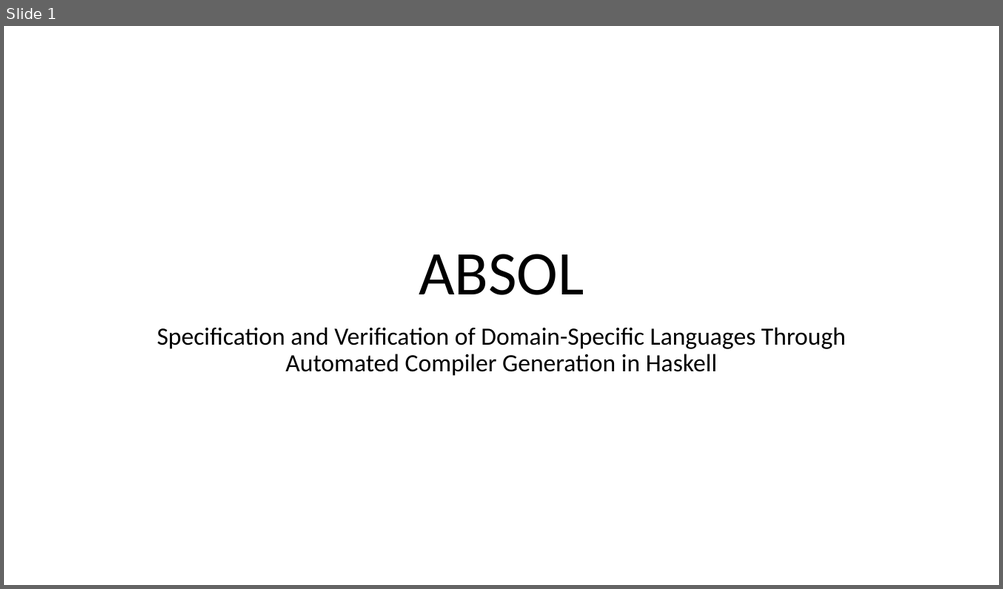
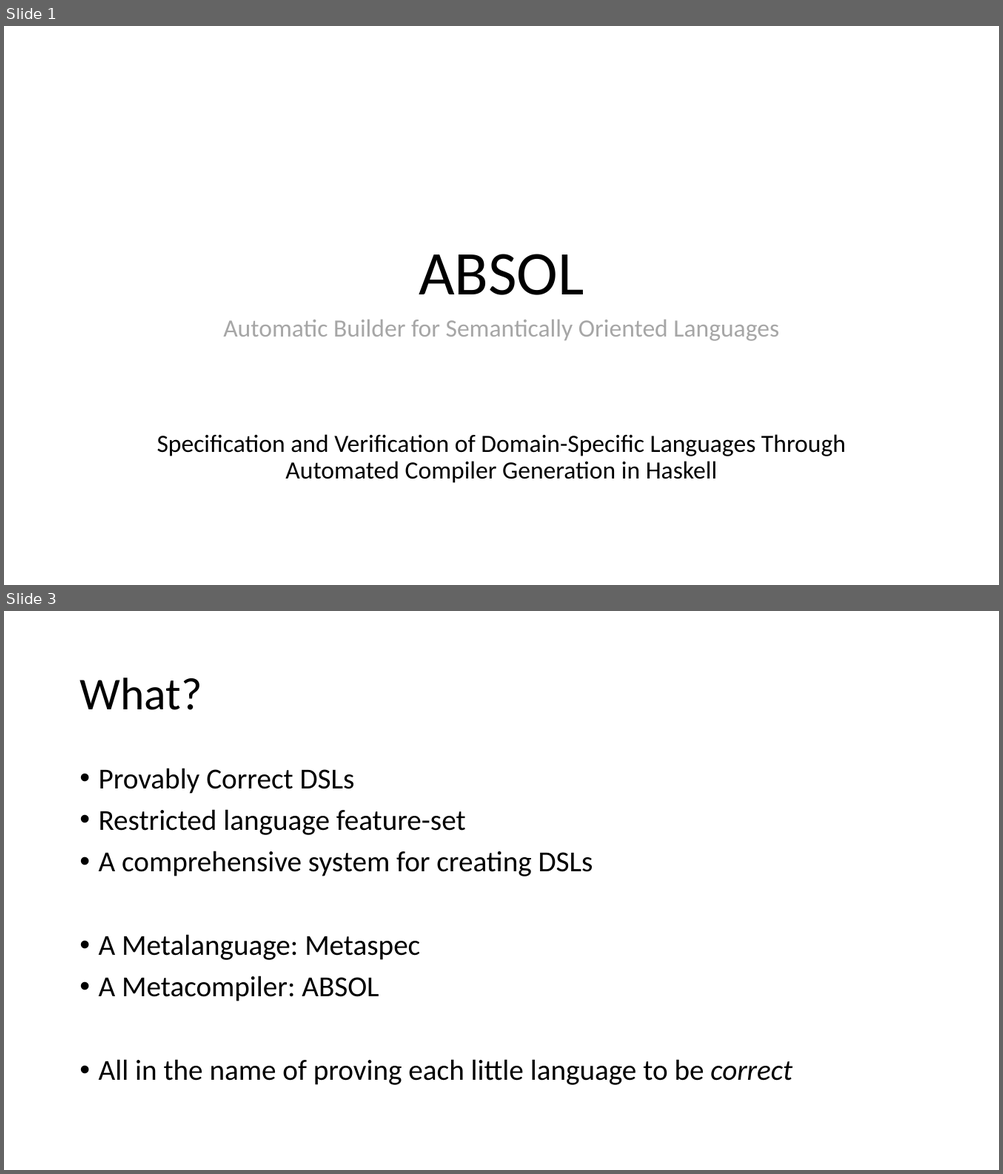
Before and after one commit to iamrecursion/absol, a slide deck: doc/demonstration_of_progress/ABSOL.pptx. Shown one above the other, each under a label of ours: slide 1 before the commit, slides 1 and 3 after it; the slides between them are not shown. The pictures are 1003x589 and 1003x1174 pixels, drawn with LibreOffice and Linux fonts; fonts in the diff are those of the drawing; background and template pictures are left out. Boxes give left, top, right and bottom in pixels: in the first picture for what was removed or moved away, otherwise in the second. Text is boxed around its words. In the diff, an @@ line names an element or a change of style, - is before the commit and + after.

```diff
--- a/doc/demonstration_of_progress/ABSOL.pptx
+++ b/doc/demonstration_of_progress/ABSOL.pptx
@@ slide 3 added at [4, 611, 999, 1170], background #FFFFFF @@
@@ title added at [79, 678, 202, 710], 44 pt, text #000000 @@
+What?
@@ text added at [99, 768, 792, 1085], 28 pt, text #000000 @@
+• Provably Correct DSLs
+• Restricted language feature-set
+• A comprehensive system for creating DSLs
+• A Metalanguage: Metaspec
+• A Metacompiler: ABSOL
+• All in the name of proving each little language to be correct
@@ slide 1 changed as well @@
@@ text added at [223, 320, 779, 341], 24 pt, text #A6A6A6 @@
+Automatic Builder for Semantically Oriented Languages
@@ subtitle "Specification and Verification of Domain-Specific ...": place and size @@
-subtitle "Specification and Verification of Domain-Specific ..." at [157, 327, 845, 376]
+subtitle "Specification and Verification of Domain-Specific ..." at [157, 434, 845, 483]
```
Also in this commit, not shown: 2 other slides changed, 6 other slides added, 3 slides removed, 7 other files.
